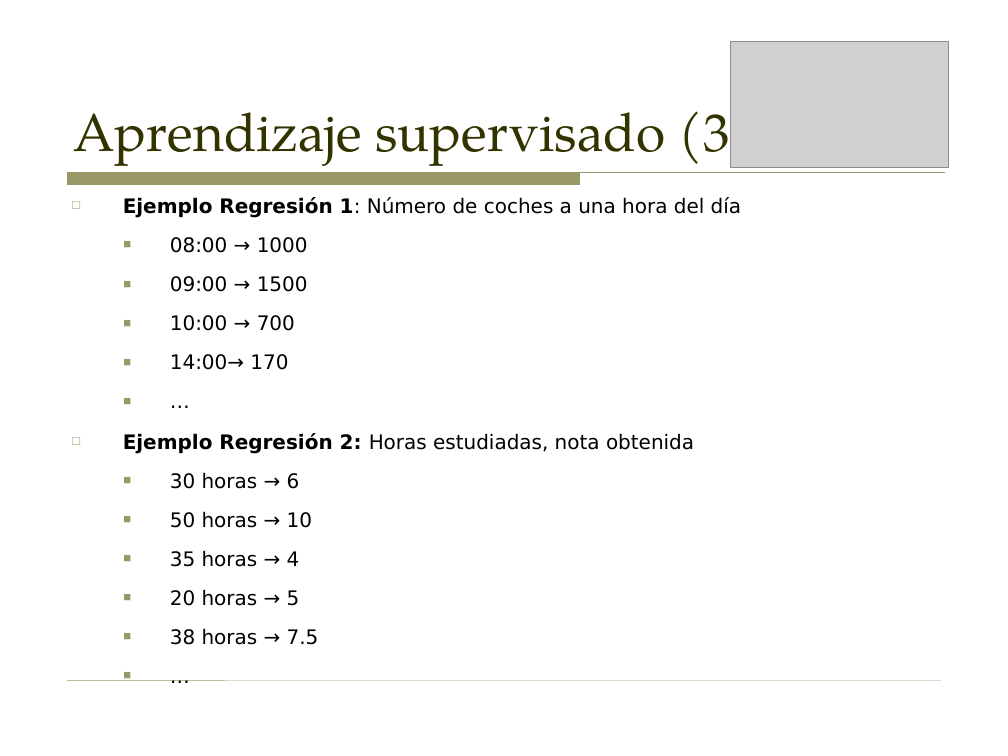
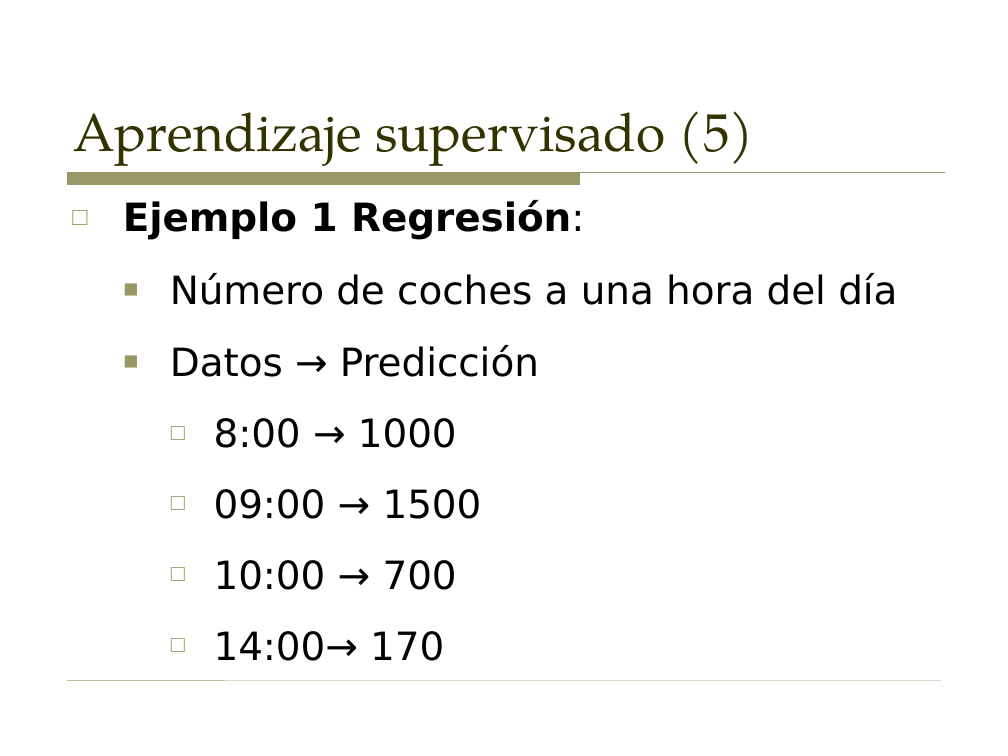
Before and after one commit to sergarb1/TallerAprendizajeAutomaticoPython, a slide deck: slide 18 of Taller - Introduccion al aprendizaje automatico (Supervisado y no supervisado).odp (slide 10 before the commit). Drawn at 1008x756 pixels with LibreOffice and Linux fonts; fonts in the diff are those of the drawing; grey boxes stand for pictures. Boxes give left, top, right and bottom in pixels: in the first picture for what was removed or moved away, otherwise in the second. Text is boxed around its words. In the diff, an @@ line names an element or a change of style, - is before the commit and + after.

```diff
--- a/Taller - Introduccion al aprendizaje automatico (Supervisado y no supervisado).odp
+++ b/Taller - Introduccion al aprendizaje automatico (Supervisado y no supervisado).odp
@@ picture removed at [730,41,949,167] @@
@@ title at [73,111,754,166]: text changed @@
-Aprendizaje supervisado (3)
+Aprendizaje supervisado (5)
@@ text at [123,200,897,448]: text changed; size 14.2 to 27.8 pt @@
-□ Ejemplo Regresión 1: Número de coches a una hora del día
-  ■ 08:00 → 1000
+□ Ejemplo 1 Regresión:
+  ■ Número de coches a una hora del día
+  ■ Datos → Predicción
+    □ 8:00 → 1000
@@ text at [123,433,694,645]: paragraphs removed @@
-  ■ …
-□ Ejemplo Regresión 2: Horas estudiadas, nota obtenida
-  ■ 30 horas → 6
-  ■ 50 horas → 10
-  ■ 35 horas → 4
-  ■ 20 horas → 5
-  ■ 38 horas → 7.5
-  ■ …
@@ text at [214,489,482,661]: size 14.2 to 27.8 pt in "09:00 → 1500", "10:00 → 700", "14:00→ 170"; bullet ■ to □; list level 2 to 3 in "09:00 → 1500"; line spacing 1.25 to 1.35; list level 2 to 3 in "10:00 → 700"; list level 2 to 3 in "14:00→ 170" @@
```
Also in this commit, not shown: 19 other slides changed, 16 slides added, 1 other file.
